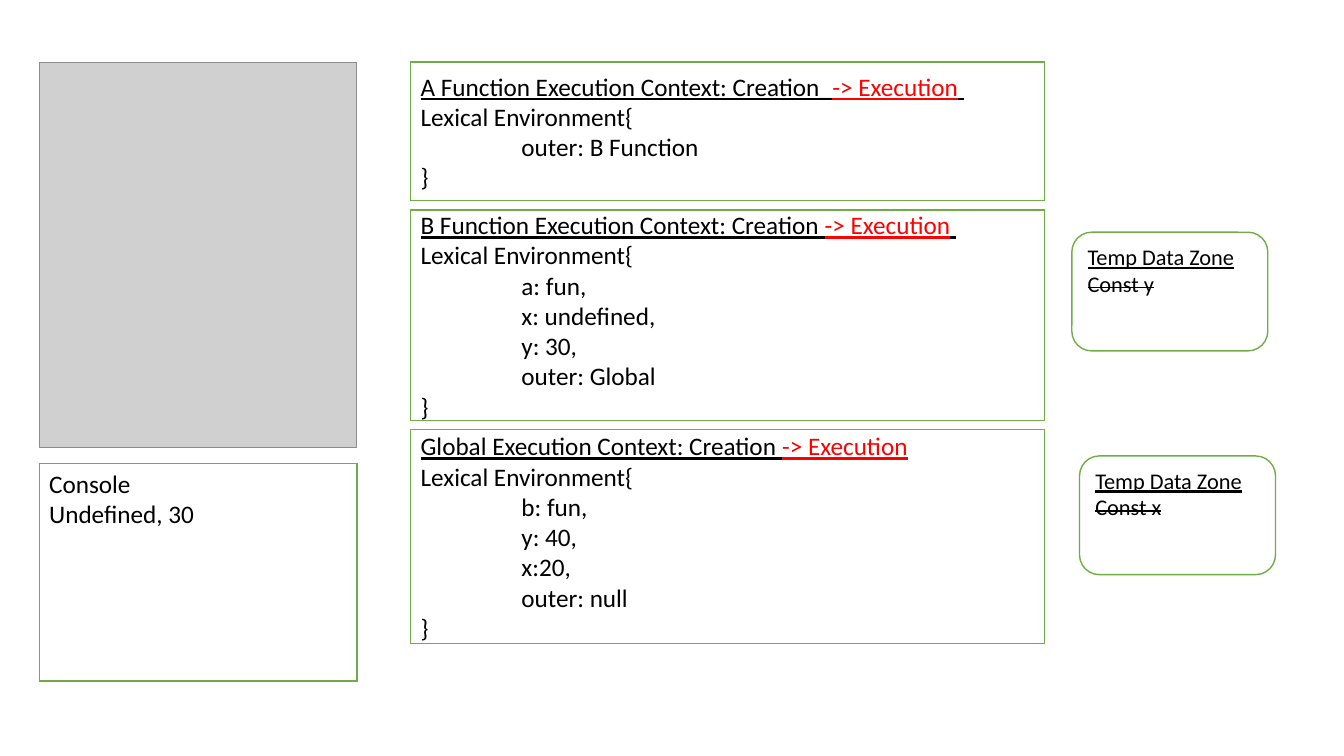
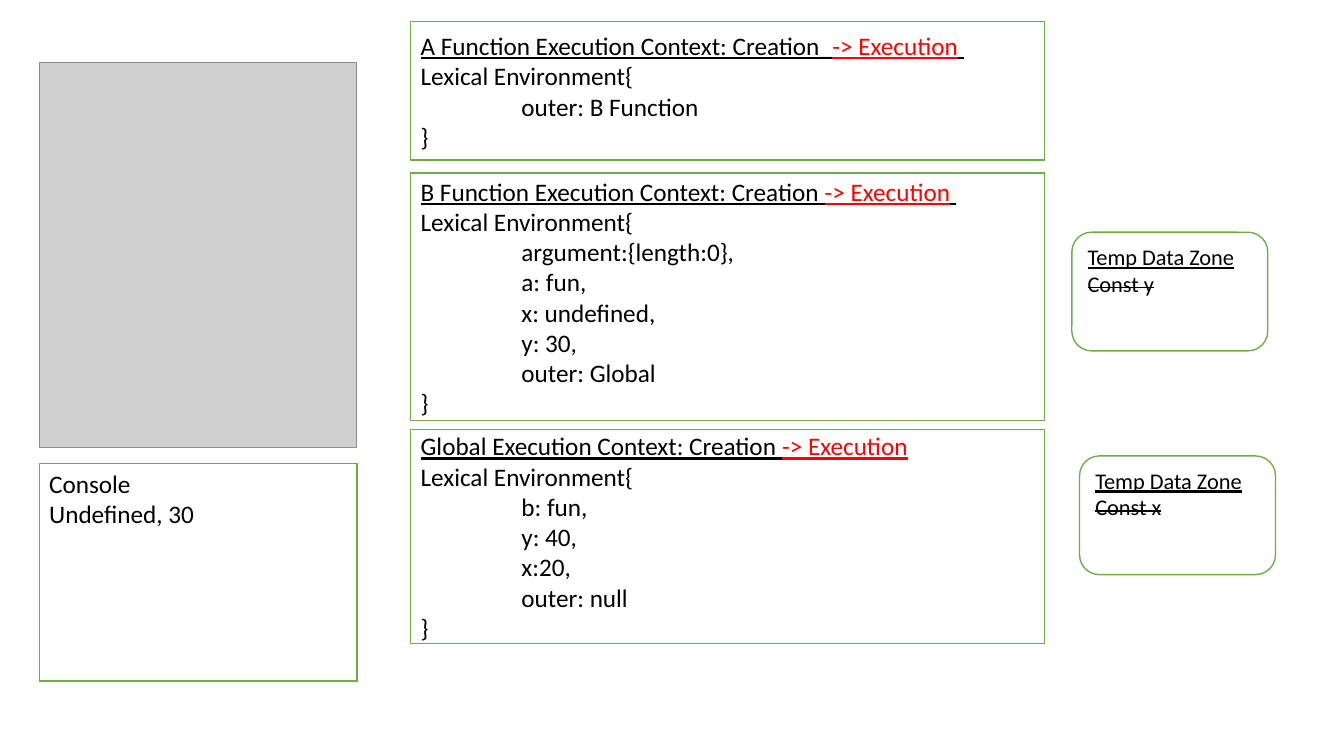
Before and after one commit to HeinHtetZawNeo/HeinHtetZawNeo.github.io, a slide deck: slide 12 of Lab6/ProblemA.pptx (slide 11 before the commit). Drawn at 1344x756 pixels with LibreOffice and Linux fonts; fonts in the diff are those of the drawing; grey boxes stand for pictures. Boxes give left, top, right and bottom in pixels: in the first picture for what was removed or moved away, otherwise in the second. Text is boxed around its words. In the diff, an @@ line names an element or a change of style, - is before the commit and + after.

```diff
--- a/Lab6/ProblemA.pptx
+++ b/Lab6/ProblemA.pptx
@@ rectangle "A Function Execution Context: Creation_-> ...": place and size @@
-rectangle "A Function Execution Context: Creation_-> ..." at (410,63,1045,201)
+rectangle "A Function Execution Context: Creation_-> ..." at (410,21,1045,159)
@@ rectangle "B Function Execution Context: Creation ...": place and size @@
-rectangle "B Function Execution Context: Creation ..." at (410,210,1045,420)
+rectangle "B Function Execution Context: Creation ..." at (410,173,1045,421)
@@ text in rectangle at (521,242,734,266): paragraph added @@
+argument:{length:0},
```
Also in this commit, not shown: 7 other slides changed, 1 slide added, 7 other files.
